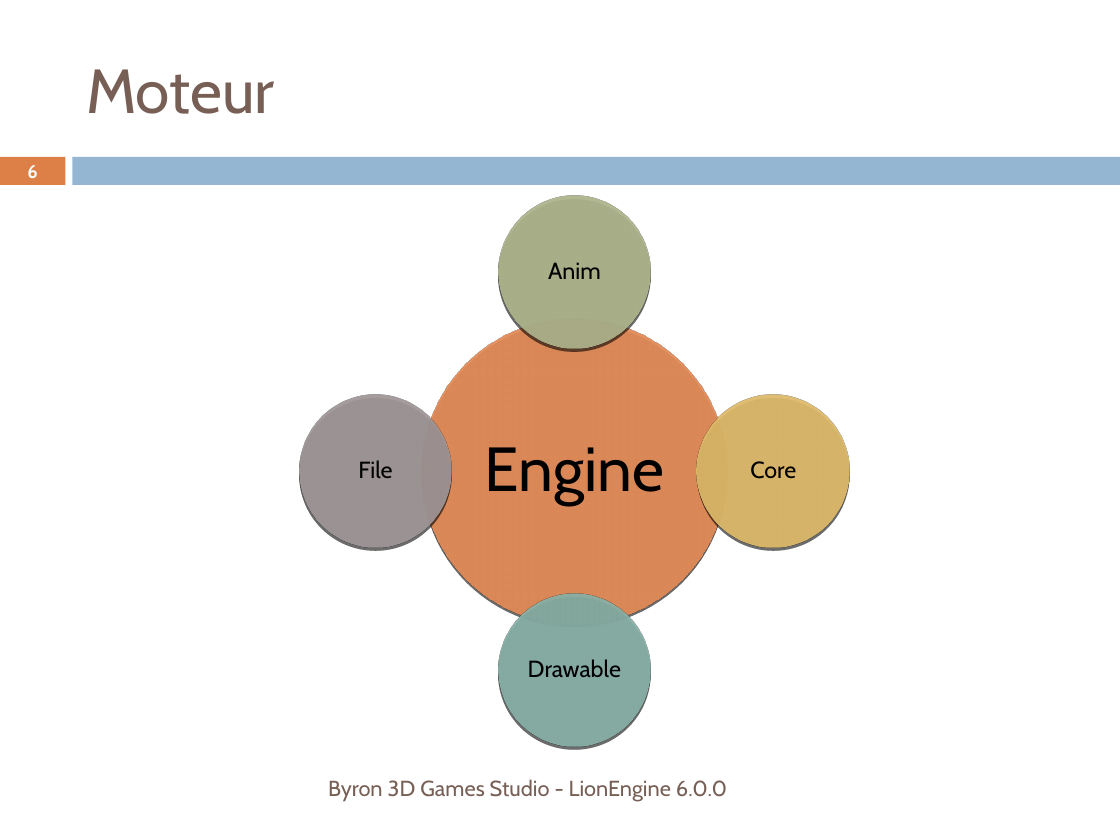
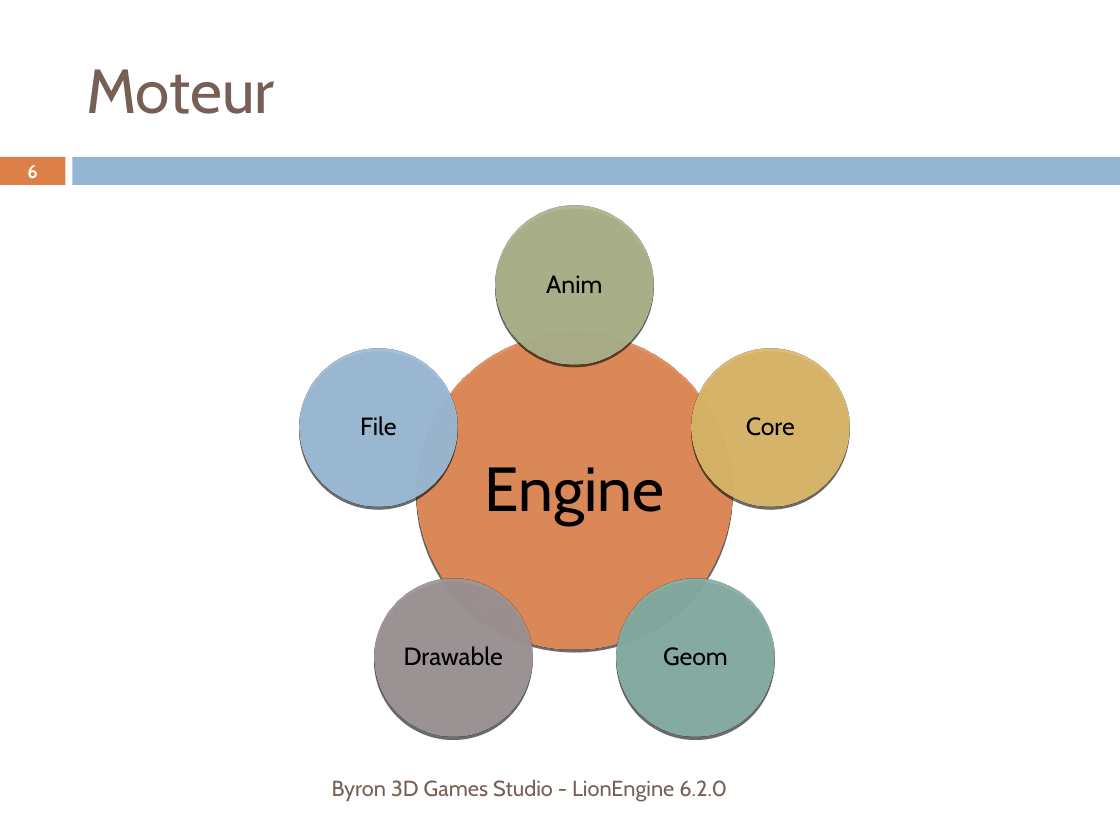
Before and after one commit to b3dgs/lionengine, a slide deck: slide 6 of doc/src/lionengine.pptx. Drawn at 1120x840 pixels with LibreOffice and Linux fonts; fonts in the diff are those of the drawing. Boxes give left, top, right and bottom in pixels: in the first picture for what was removed or moved away, otherwise in the second. Text is boxed around its words. In the diff, an @@ line names an element or a change of style, - is before the commit and + after.

```diff
--- a/doc/src/lionengine.pptx
+++ b/doc/src/lionengine.pptx
@@ ellipse: place and size @@
-ellipse at <box>498,196,651,348</box>
+ellipse at <box>495,206,653,364</box>
@@ text "Anim": place and size @@
-text "Anim" at <box>548,262,601,279</box>
+text "Anim" at <box>546,275,602,293</box>
@@ ellipse: place and size @@
-ellipse at <box>299,395,451,548</box>
+ellipse at <box>299,348,457,506</box>
@@ ellipse at <box>299,348,457,506</box>: fill #968C8C at 50% opacity to #94B6D2 at 50% opacity @@
@@ ellipse: place and size @@
-ellipse at <box>421,318,727,624</box>
+ellipse at <box>416,333,732,650</box>
@@ ellipse: place and size @@
-ellipse at <box>697,395,849,548</box>
+ellipse at <box>691,348,849,506</box>
@@ text "File": place and size @@
-text "File" at <box>358,460,392,478</box>
+text "File" at <box>360,416,396,436</box>
@@ text "Engine": place and size @@
-text "Engine" at <box>485,447,664,505</box>
+text "Engine" at <box>485,467,664,525</box>
@@ text "Core": place and size @@
-text "Core" at <box>750,461,796,479</box>
+text "Core" at <box>746,417,795,436</box>
@@ ellipse added at <box>374,579,532,737</box>, fill #968C8C at 50% opacity @@
@@ ellipse: place and size @@
-ellipse at <box>498,594,651,746</box>
+ellipse at <box>616,579,774,737</box>
@@ size 15 to 16 pt in 4 elements at <box>546,275,602,293</box>, <box>746,417,795,436</box>, <box>360,416,396,436</box>, <box>404,646,503,665</box> @@
@@ text "Drawable": place and size @@
-text "Drawable" at <box>528,659,621,677</box>
+text "Drawable" at <box>404,646,503,665</box>
@@ text added at <box>663,647,728,666</box>, 16 pt, text #000000 @@
+Geom
@@ text at <box>332,779,727,801</box>: text changed @@
-Byron 3D Games Studio - LionEngine 6.0.0
+Byron 3D Games Studio - LionEngine 6.2.0
```
Also in this commit, not shown: 48 other slides changed.
